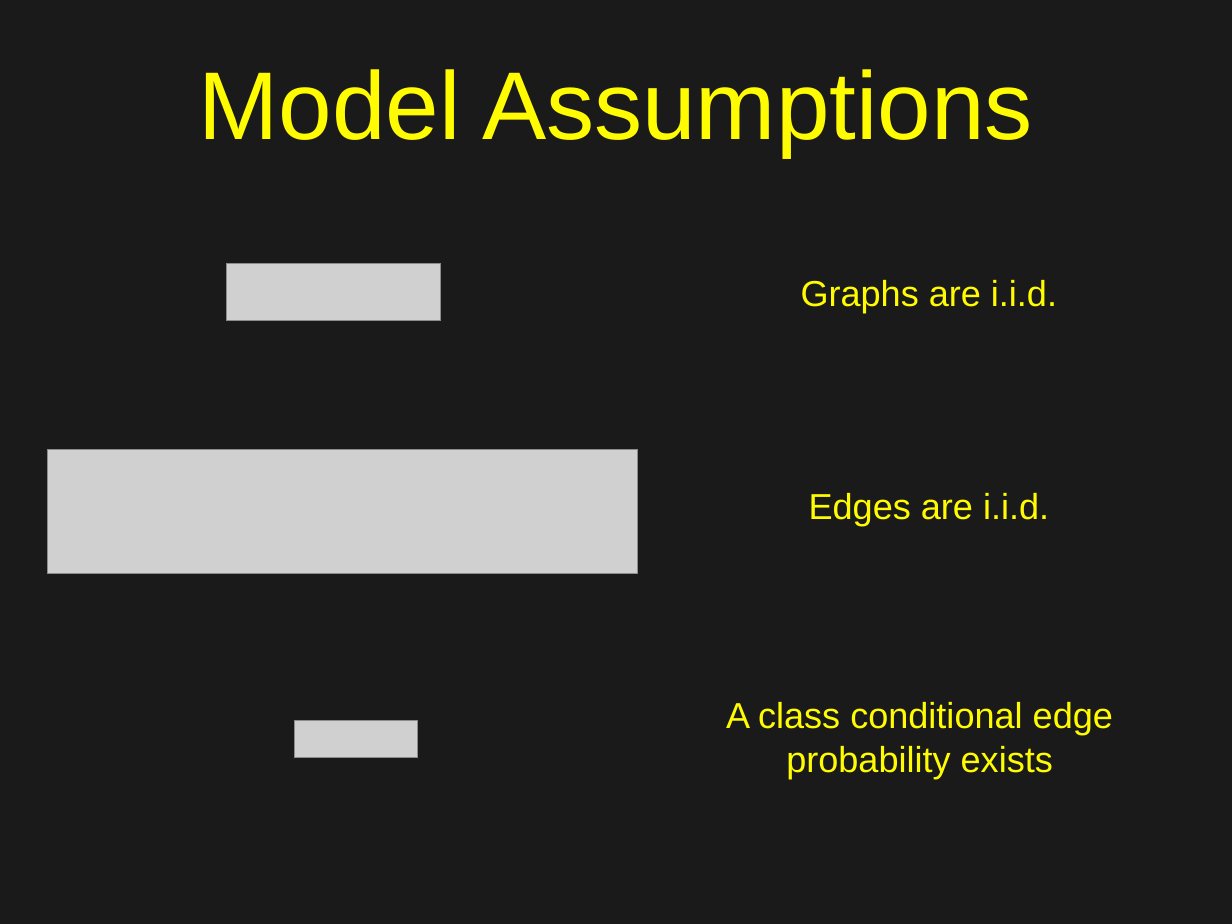
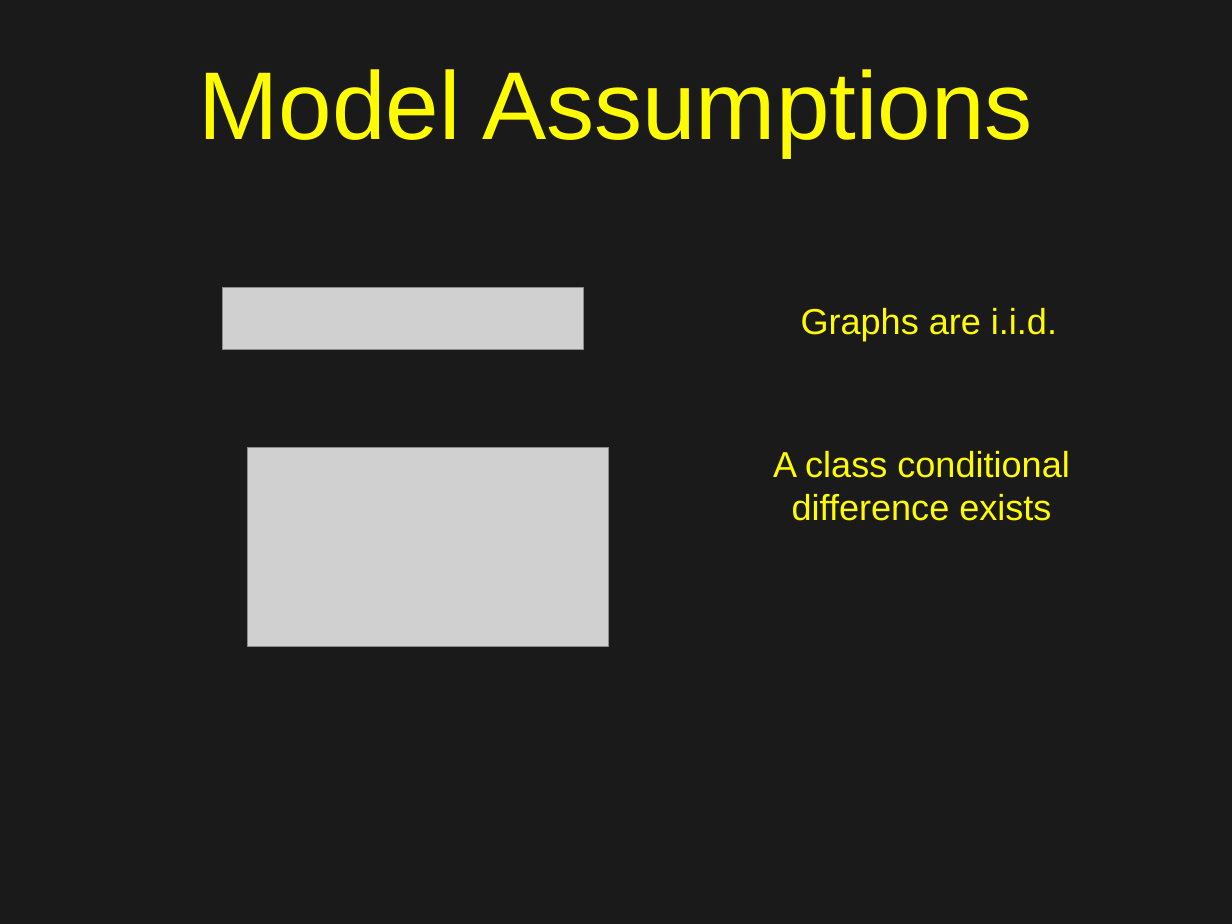
Before and after one commit to Upward-Spiral-Science/TA, a slide deck: slide 6 of draft/summary_presentation.pptx. Drawn at 1232x924 pixels with LibreOffice and Linux fonts; fonts in the diff are those of the drawing; grey boxes stand for pictures; background and template pictures are left out; a plain dark background stands for a picture behind light text. Boxes give left, top, right and bottom in pixels: in the first picture for what was removed or moved away, otherwise in the second. Text is boxed around its words. In the diff, an @@ line names an element or a change of style, - is before the commit and + after.

```diff
--- a/draft/summary_presentation.pptx
+++ b/draft/summary_presentation.pptx
@@ picture removed at (226, 263, 440, 321) @@
@@ picture added at (223, 288, 583, 349) @@
@@ text "Graphs are i.i.d.": place and size @@
-text "Graphs are i.i.d." at (801, 280, 1057, 313)
+text "Graphs are i.i.d." at (801, 308, 1057, 341)
@@ picture added at (248, 447, 608, 646) @@
@@ picture removed at (48, 450, 638, 574) @@
@@ text at (773, 451, 1069, 521): text changed @@
-A class conditional edge
-probability exists
+A class conditional
+difference exists
@@ text removed at (809, 493, 1049, 526) @@
-Edges are i.i.d.
@@ picture removed at (294, 721, 418, 758) @@
```
Also in this commit, not shown: 2 other slides changed, 3 slides added, 3 slides removed, 2 other files.
